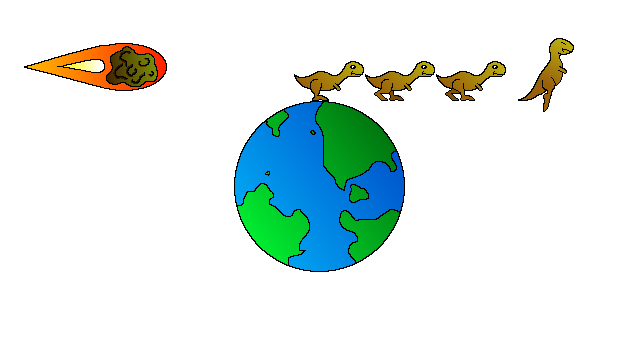
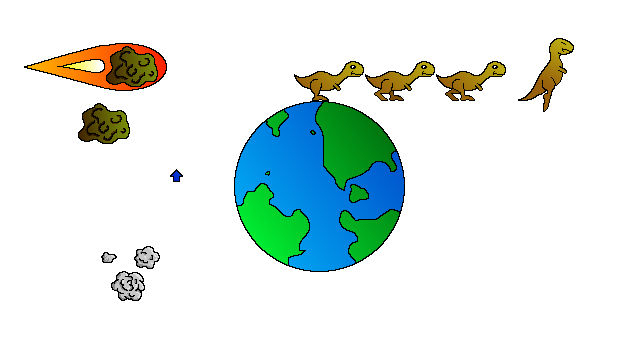
Layered file, before and after one edit (w=640, h=360). Changes by layer:
added layer "arrow" above "explosion 3 outline" over [170, 169, 183, 182]
added layer "explosion 3 outline" above "explosion 3 color" over [111, 271, 145, 301]
added layer "explosion 3 color" above "explosion 2 outline" over [112, 272, 144, 300]
added layer "explosion 2 outline" above "explosion 2 color" over [134, 246, 160, 269]
added layer "explosion 2 color" above "explosion 1 outline" over [135, 247, 159, 268]
added layer "explosion 1 outline" above "explosion 1 color" over [101, 252, 117, 263]
added layer "explosion 1 color" above "asteroid outline" over [103, 253, 115, 262]
added layer "asteroid outline" above "asteroid color" over [78, 103, 130, 144]
added layer "asteroid color" above "asteroid flame outline" over [79, 104, 129, 143]
